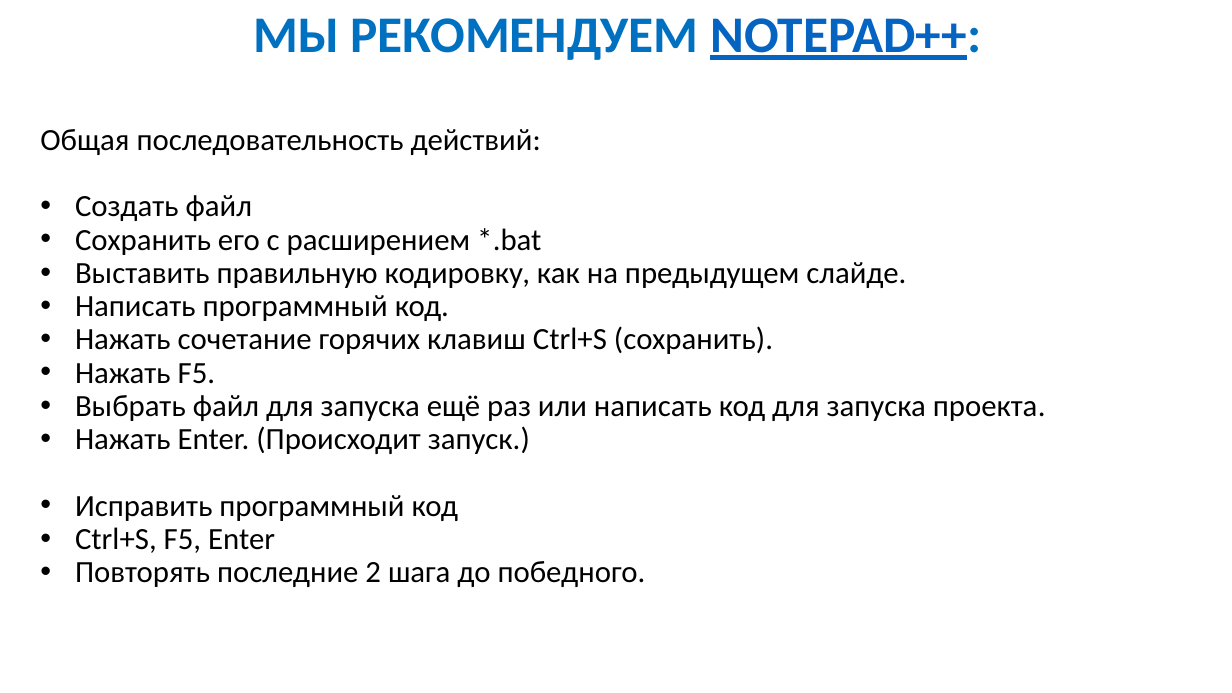
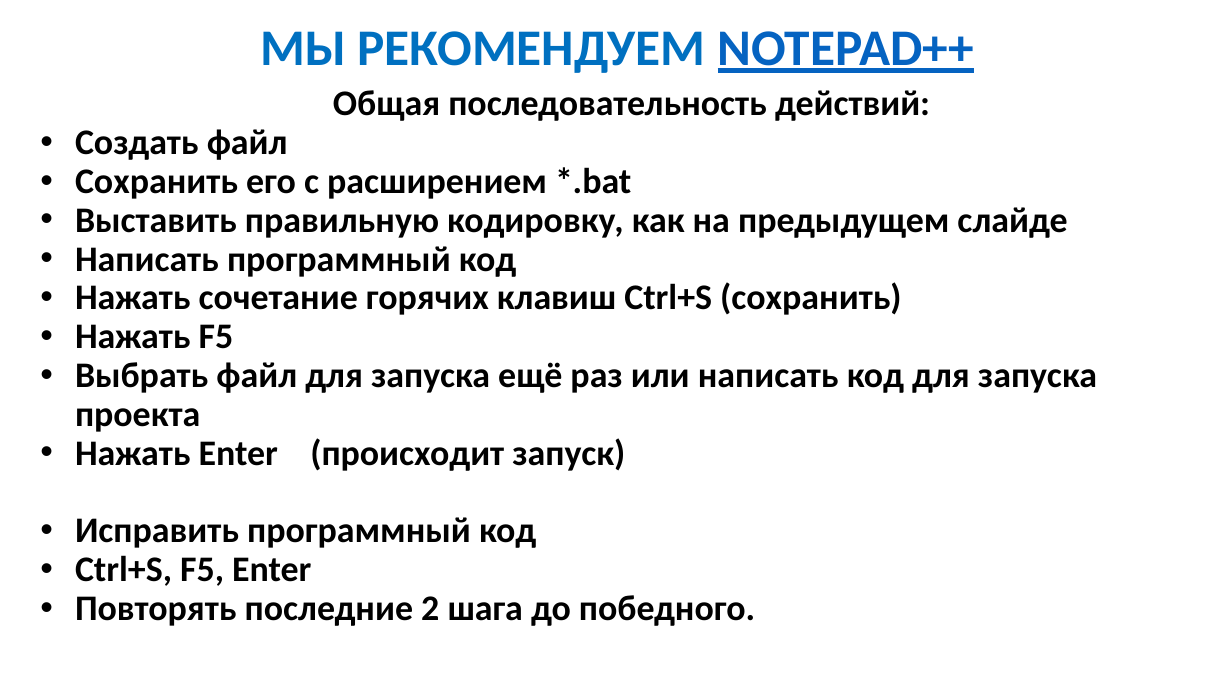
Before and after one commit to IvanSibirevV2/HowTo_Bat, a slide deck: slide 8 of Workshop/WShop.pptx. Drawn at 1232x693 pixels with LibreOffice and Linux fonts; fonts in the diff are those of the drawing. Boxes give left, top, right and bottom in pixels: in the first picture for what was removed or moved away, otherwise in the second. Text is boxed around its words. In the diff, an @@ line names an element or a change of style, - is before the commit and + after.

```diff
--- a/Workshop/WShop.pptx
+++ b/Workshop/WShop.pptx
@@ text at [260,31,975,73]: text changed @@
-МЫ РЕКОМЕНДУЕМ NOTEPAD++:
+МЫ РЕКОМЕНДУЕМ NOTEPAD++
@@ text at [75,90,930,626]: size 24 to 28 pt, bold on in "Общая последовательность действий:", "Создать файл", "Сохранить его с расширением *.bat", "Исправить программный код" and 2 more places; alignment left to centre @@
@@ text at [75,207,1097,471]: text changed; size 24 to 28 pt; bold on @@
-• Выставить правильную кодировку, как на предыдущем слайде.
-• Написать программный код.
-• Нажать сочетание горячих клавиш Ctrl+S (сохранить).
-• Нажать F5.
-• Выбрать файл для запуска ещё раз или написать код для запуска проекта.
-• Нажать Enter. (Происходит запуск.)
+• Выставить правильную кодировку, как на предыдущем слайде
+• Написать программный код
+• Нажать сочетание горячих клавиш Ctrl+S (сохранить)
+• Нажать F5
+• Выбрать файл для запуска ещё раз или написать код для запуска проекта
+• Нажать Enter (происходит запуск)
```
Also in this commit, not shown: 26 other slides changed, 1 slide removed, 1 other file.
